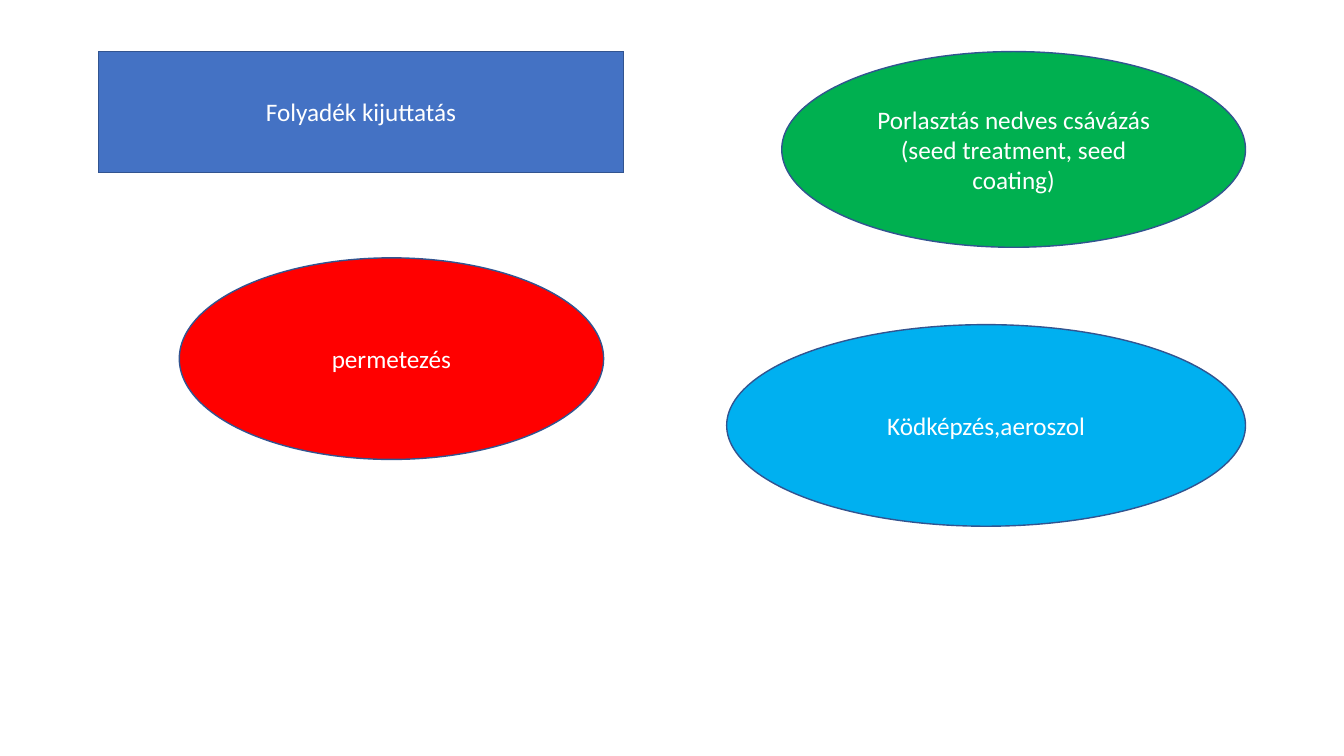
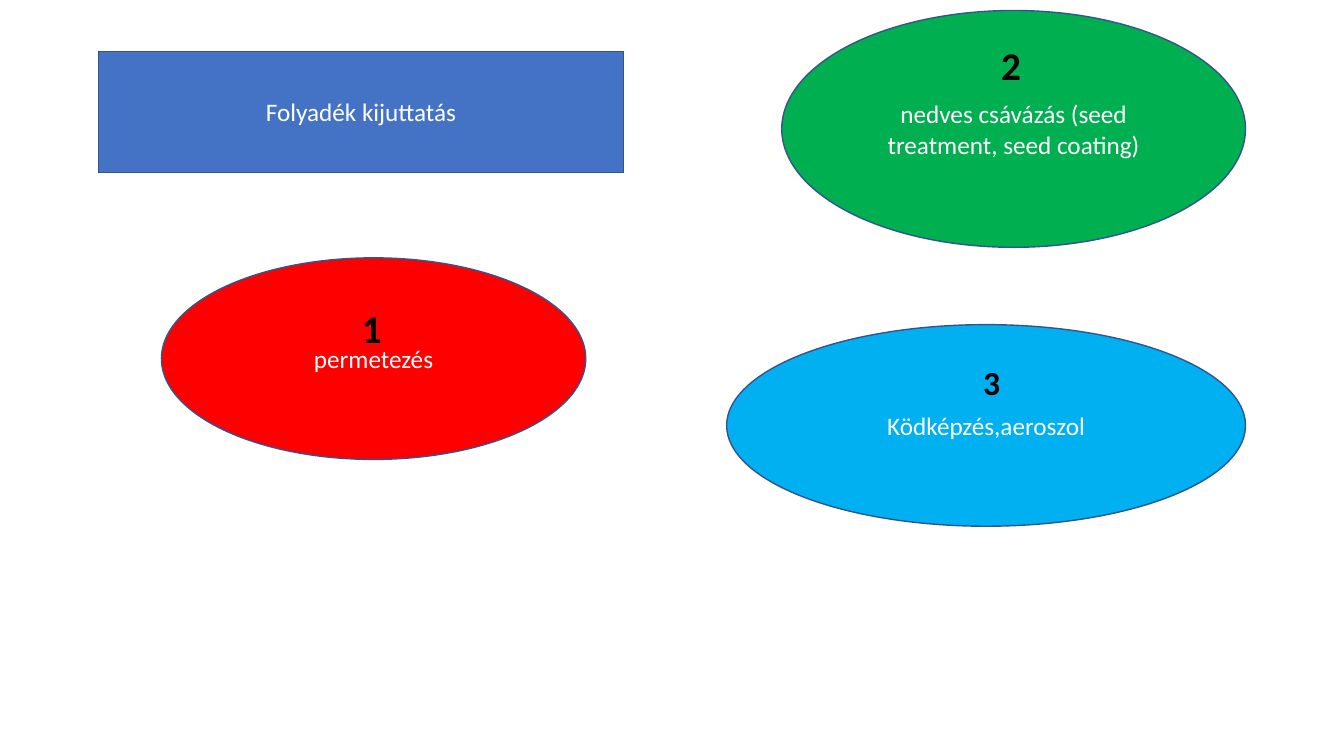
Before and after one commit to LilianaBohus/chemistry-presenations, a slide deck: slide 10 of formulations-and-surfactants.pptx. Drawn at 1344x756 pixels with LibreOffice and Linux fonts; fonts in the diff are those of the drawing. Boxes give left, top, right and bottom in pixels: in the first picture for what was removed or moved away, otherwise in the second. Text is boxed around its words. In the diff, an @@ line names an element or a change of style, - is before the commit and + after.

Commit message:
refactor done

```diff
--- a/formulations-and-surfactants.pptx
+++ b/formulations-and-surfactants.pptx
@@ ellipse "nedves csávázás (seed treatment, seed ..." resized from (x1=782, y1=51, x2=1246, y2=247) to (x1=782, y1=10, x2=1246, y2=247) @@
@@ text added at (x1=1001, y1=54, x2=1021, y2=80), 28 pt, text #000000, bold @@
+2
@@ text in ellipse at (x1=888, y1=105, x2=1139, y2=159): text changed @@
-Porlasztás nedves csávázás (seed treatment, seed coating)
+nedves csávázás (seed treatment, seed coating)
@@ ellipse "permetezés" moved from (x1=179, y1=258, x2=604, y2=460) to (x1=161, y1=258, x2=586, y2=460) @@
@@ text added at (x1=362, y1=317, x2=382, y2=343), 28 pt, text #000000, bold @@
+1
@@ text added at (x1=983, y1=373, x2=1000, y2=396), 24 pt, text #000000, bold @@
+3
```
Also in this commit, not shown: 4 other slides changed, 2 slides added, 3 slides removed.
